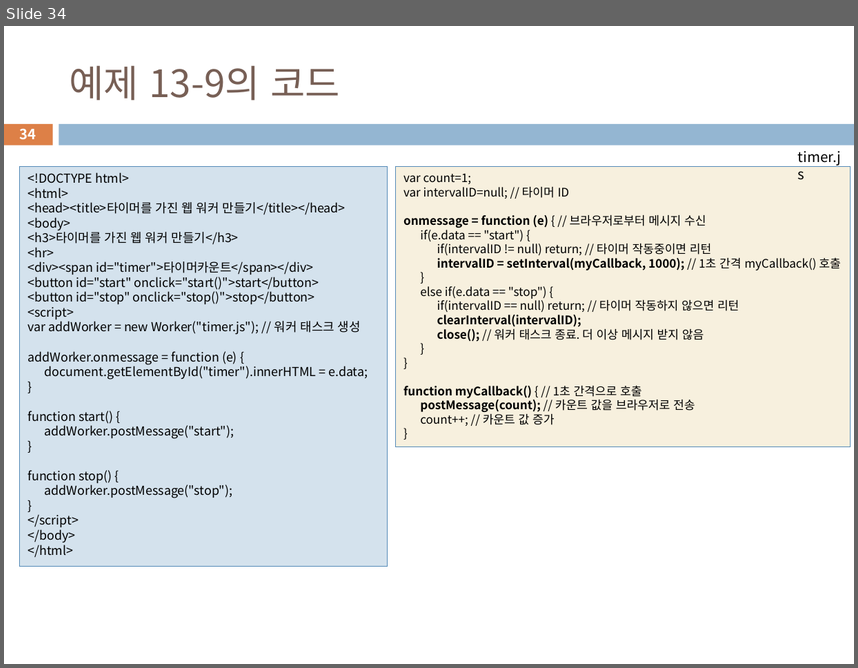
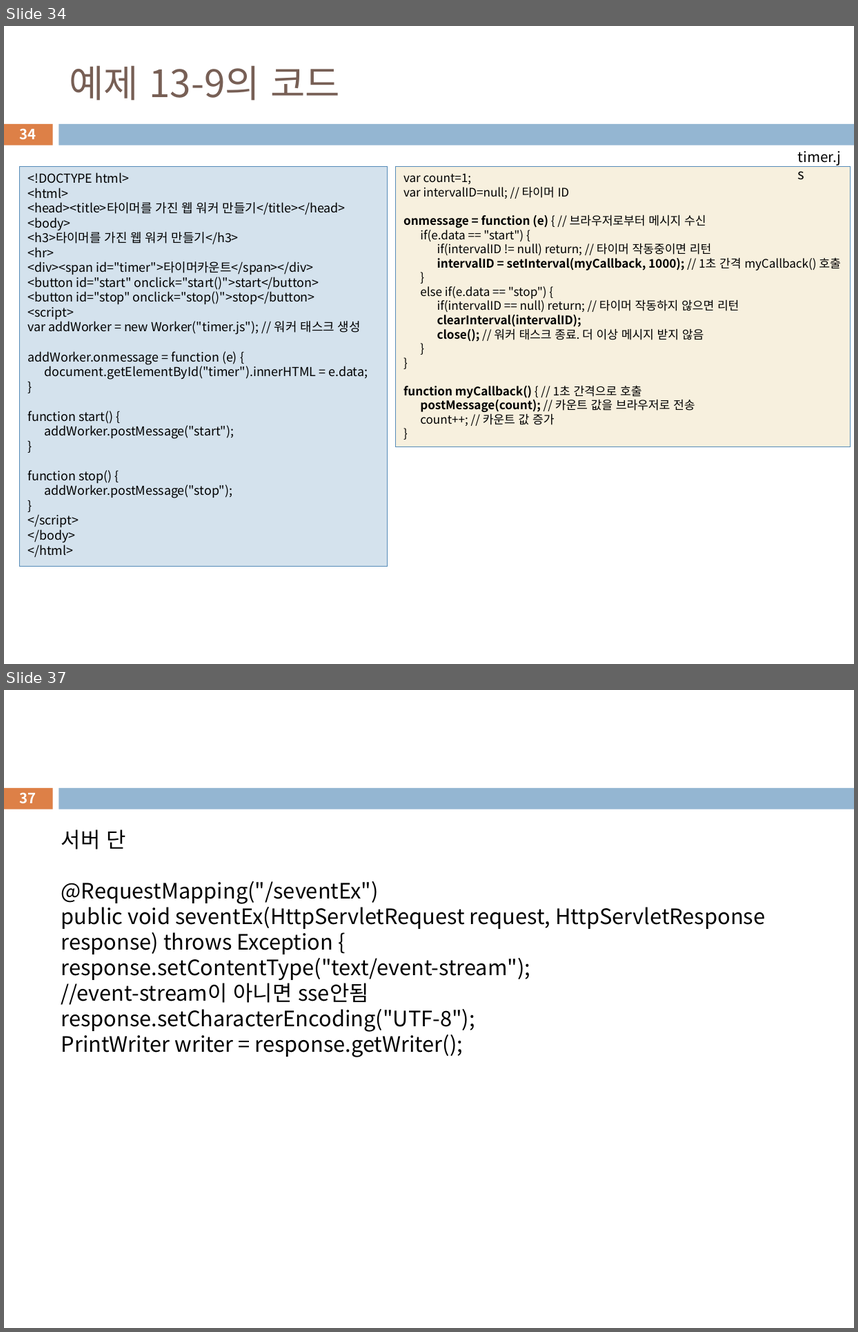
Before and after one commit to rasz60/ezen, a slide deck: 03_html_workspaces/chap13-HTMLAPI.pptx. Shown one above the other, each under a label of ours: slide 34 before the commit, slides 34 and 37 after it; the slides between them are not shown. The pictures are 858x668 and 858x1332 pixels, drawn with LibreOffice and Linux fonts; fonts in the diff are those of the drawing. Boxes give left, top, right and bottom in pixels: in the first picture for what was removed or moved away, otherwise in the second. Text is boxed around its words. In the diff, an @@ line names an element or a change of style, - is before the commit and + after.

```diff
--- a/03_html_workspaces/chap13-HTMLAPI.pptx
+++ b/03_html_workspaces/chap13-HTMLAPI.pptx
@@ slide 37 added at [4,690,854,1328], background #FFFFFF; not listed: 2 template elements that a slide beside it also shows @@
@@ page number added at [20,792,36,804], 11.9 pt, text #FFFFFF, bold @@
+37
@@ text added at [61,829,765,1057], 18 pt, text #000000 @@
+서버 단
+@RequestMapping("/seventEx")
+public void seventEx(HttpServletRequest request, HttpServletResponse response) throws Exception {
+response.setContentType("text/event-stream");
+//event-stream이 아니면 sse안됨
+response.setCharacterEncoding("UTF-8");
+PrintWriter writer = response.getWriter();
```
Also in this commit, not shown: 6 other slides added, 55 other files.
